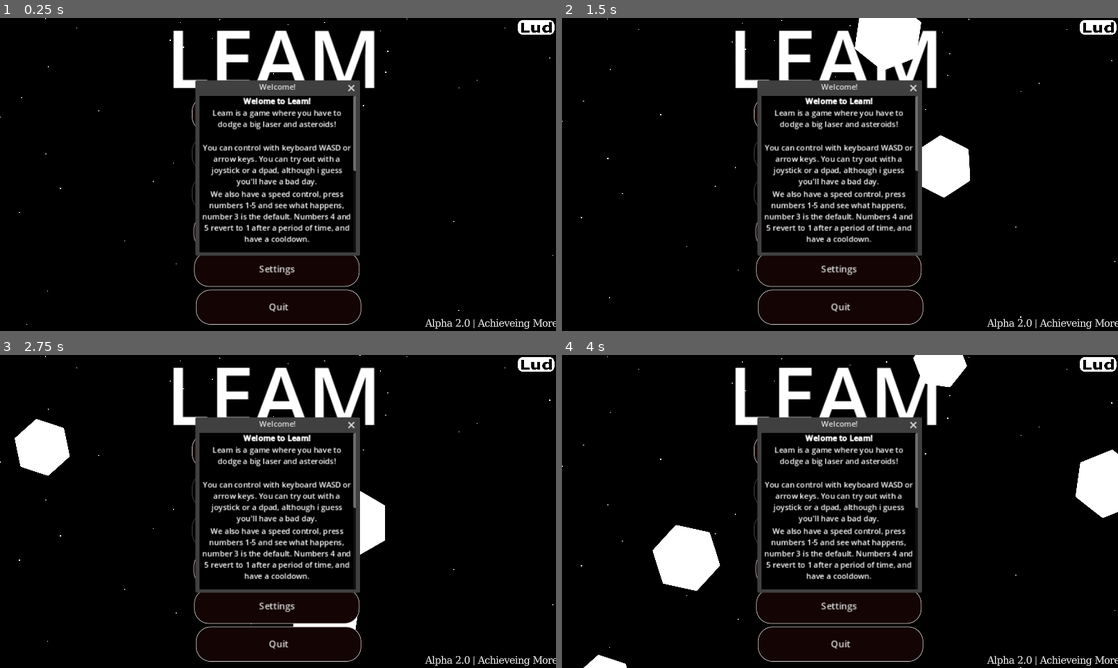
Above: before the commit, frames 1-4 (two rows, left to right).
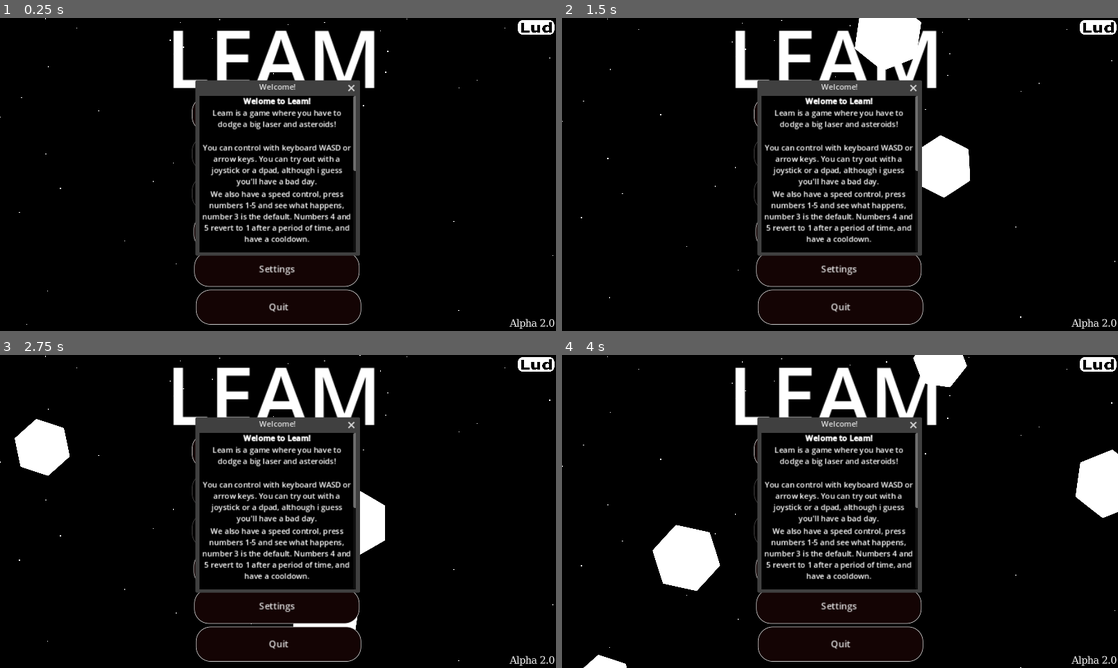
Above: after the commit, the same moments.

Repository: krispysauce098/leam
Game: Godot game, scene res://scenes/game.tscn
Two runs of this game, one before a commit and one after it. Both use one fixed random seed, a clock stepped at 60 frames per second and the inputs below.
Inputs:
- Up to frame 1 (0.25 s): no input
- Up to frame 2 (1.5 s): click "Play" at 0.5 s; click "Play" at 1.25 s
- Up to frame 3 (2.75 s): hold Right (move-right) from 2.03 s (still down); tap 1 (speed-1) at 2.1 s
- Up to frame 4 (4 s): release Right (move-right) at 2.78 s; hold Down (move-down) 2.78-3.53 s; tap 2 (speed-2) at 2.85 s; hold Right (move-right) from 3.53 s (still down); tap 3 (speed-3) at 3.6 s

The runs differ from the first frame. In frame 1, 0.3% of the frame differs, in the area x 76-100%, y 96-100%; in frame 2, 0.3%; in frame 3, 0.3%; in frame 4, 0.3%.

Commit message:
Achievement and theme

Diff:
--- a/scenes/achievement_panel.tscn
+++ b/scenes/achievement_panel.tscn
@@ -7,7 +7,7 @@
 
 [node name="Panel" type="Window" parent="."]
 title = "Achievement"
-position = Vector2i(900, 0)
+position = Vector2i(900, 50)
 size = Vector2i(200, 100)
 visible = false
 wrap_controls = true
--- a/scenes/hud.tscn
+++ b/scenes/hud.tscn
@@ -13,6 +13,26 @@
 font_stretch = 200
 subpixel_positioning = 0
 multichannel_signed_distance_field = true
+
+[sub_resource type="StyleBoxFlat" id="StyleBoxFlat_tqivl"]
+bg_color = Color(0.623529, 0.286275, 0.282353, 1)
+border_width_left = 4
+border_width_top = 4
+border_width_right = 4
+border_width_bottom = 4
+corner_radius_top_left = 25
+corner_radius_top_right = 25
+corner_radius_bottom_right = 25
+corner_radius_bottom_left = 25
+corner_detail = 15
+
+[sub_resource type="Theme" id="Theme_8njjk"]
+Button/styles/disabled = ExtResource("1_jsjvu")
+Button/styles/focus = SubResource("StyleBoxFlat_tqivl")
+Button/styles/hover = ExtResource("3_7xaad")
+Button/styles/normal = ExtResource("1_jsjvu")
+Button/styles/pressed = ExtResource("3_e3sul")
+Panel/styles/panel = ExtResource("7_8w1vp")
 
 [sub_resource type="SystemFont" id="SystemFont_ykaut"]
 font_names = PackedStringArray("Segoe UI")
@@ -59,7 +79,7 @@
 grow_vertical = 0
 scale = Vector2(1.2, 1.2)
 theme_override_fonts/font = SubResource("SystemFont_31jeq")
-text = "Alpha 2.0 | Achieveing More"
+text = "Alpha 2.0"
 horizontal_alignment = 2
 vertical_alignment = 2
 
@@ -88,11 +108,7 @@
 offset_right = 144.0
 offset_bottom = -4.0
 grow_horizontal = 2
-theme_override_styles/normal = ExtResource("1_jsjvu")
-theme_override_styles/hover = ExtResource("3_7xaad")
-theme_override_styles/pressed = ExtResource("3_e3sul")
-theme_override_styles/disabled = ExtResource("2_b0gbu")
-theme_override_styles/focus = ExtResource("3_7xaad")
+theme = SubResource("Theme_8njjk")
 action_mode = 0
 text = "Play"
 
Not shown: 1 places in scenes/hud.tscn that only renumber resources
